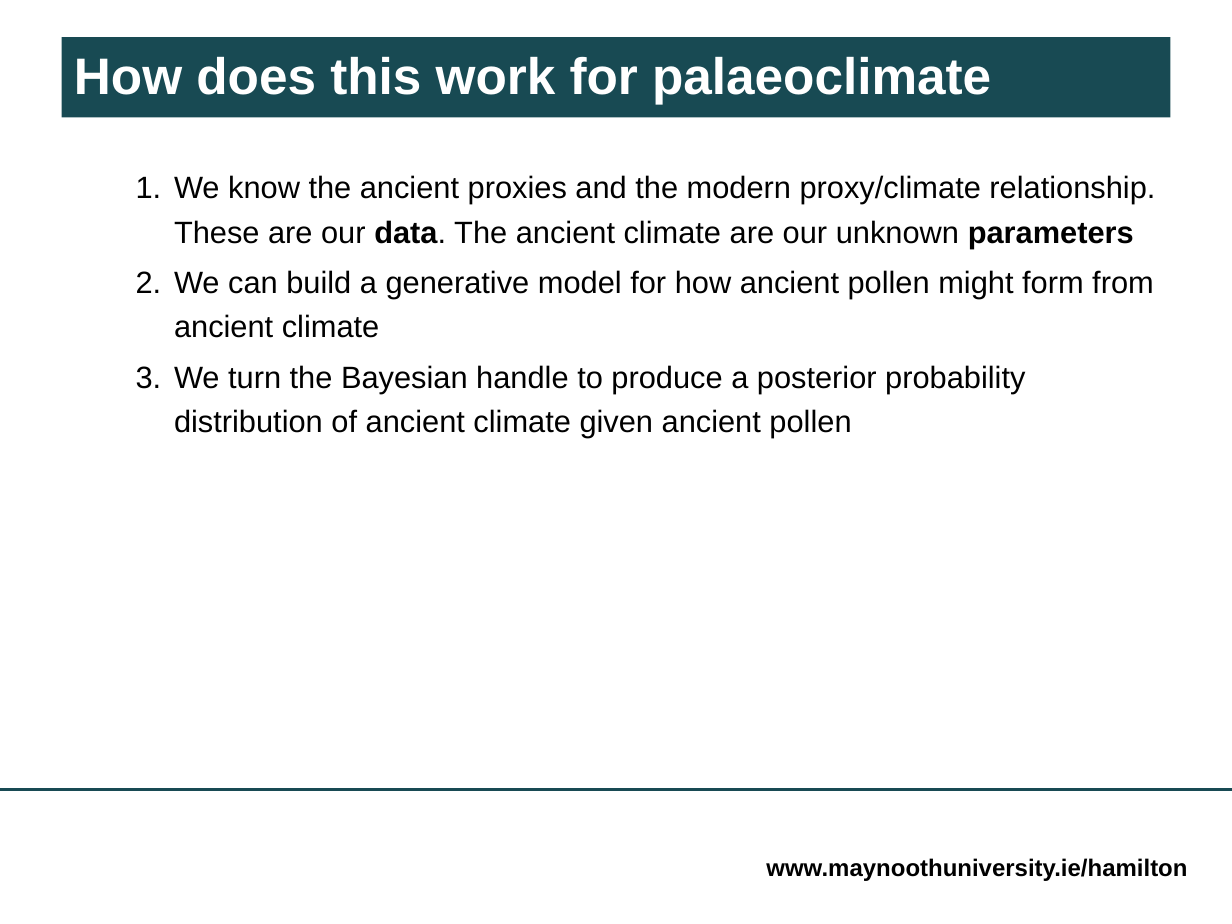
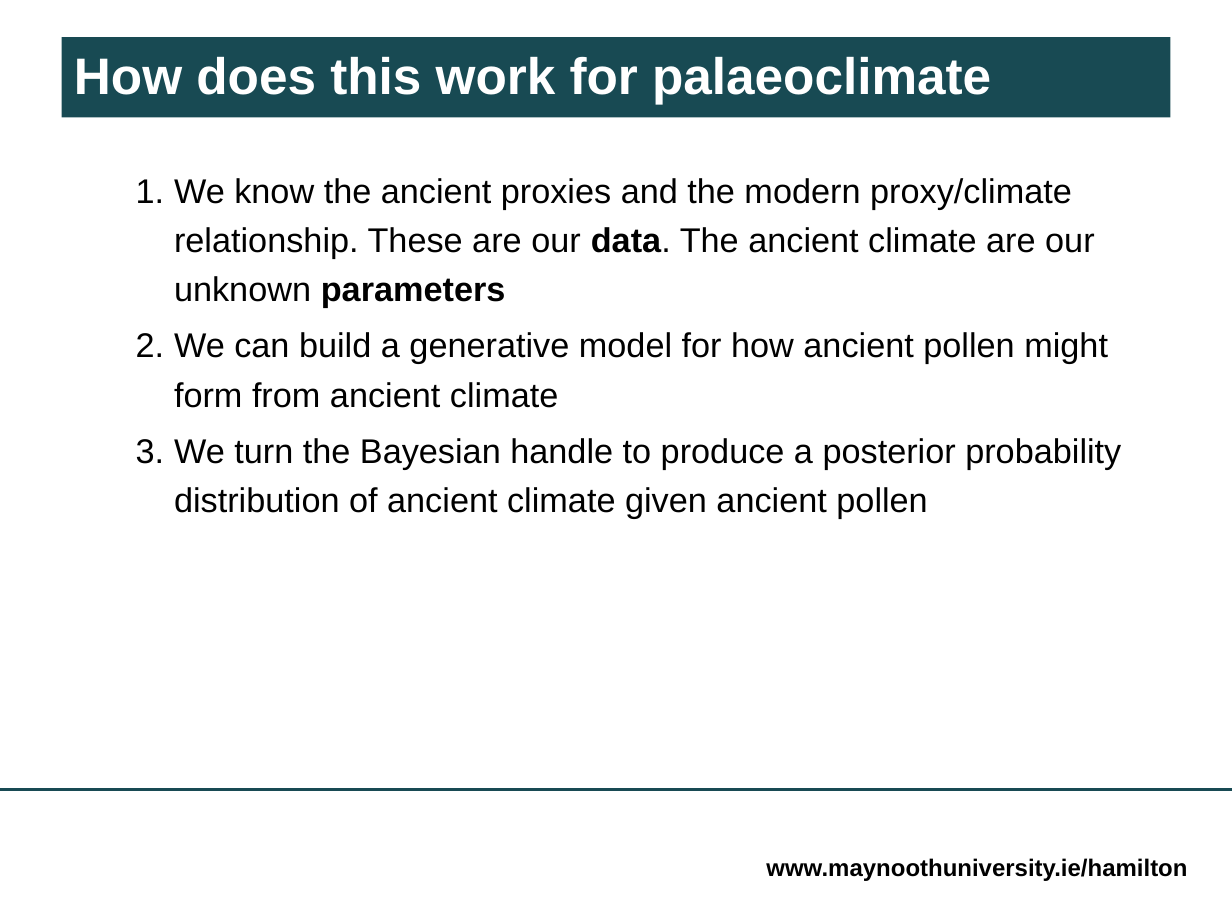
Before and after one commit to andrewcparnell/INQUA_20190730, a slide deck: slide 5 of index.pptx. Drawn at 1232x924 pixels with LibreOffice and Linux fonts; fonts in the diff are those of the drawing; background and template pictures are left out. Boxes give left, top, right and bottom in pixels: in the first picture for what was removed or moved away, otherwise in the second. Text is boxed around its words. In the diff, an @@ line names an element or a change of style, - is before the commit and + after.

```diff
--- a/index.pptx
+++ b/index.pptx
@@ text "We know the ancient proxies ..." at bbox=[174, 178, 1121, 518]: size 18 to 20 pt @@
```
Also in this commit, not shown: 4 other slides changed, 3 other files.
